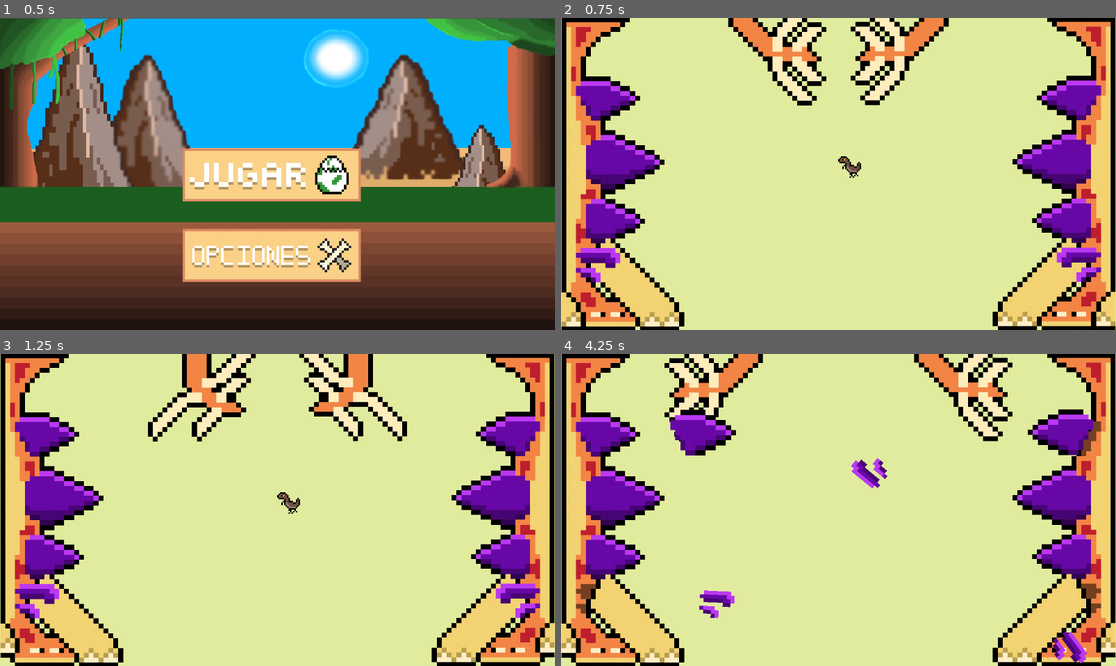
Above: before the commit, frames 1-4 (two rows, left to right).
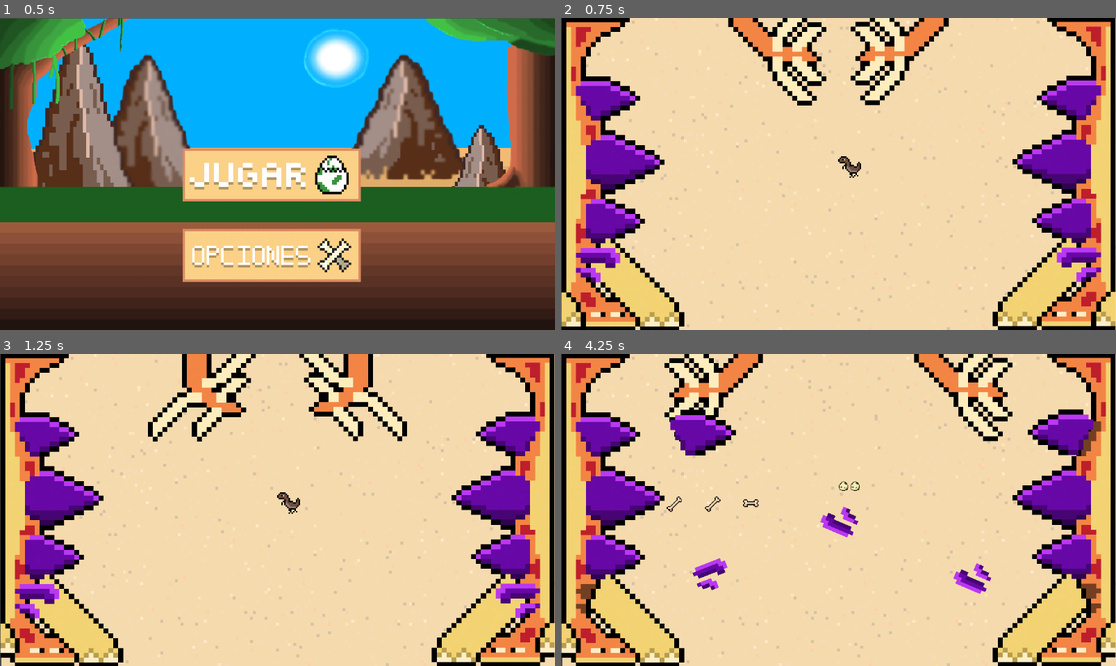
Above: after the commit, the same moments.

Repository: albanofazzito/BulletHell-Fazzito
Game: Godot game, scene res://Escenas/MenuPrincipal.tscn
Two runs of this game, one before a commit and one after it. Both use one fixed random seed, a clock stepped at 60 frames per second and the inputs below.
Inputs (mouse positions are in pixels of both pictures, inside the frame that each line leads up to):
- Up to frame 1 (0.5 s): no input
- Up to frame 2 (0.75 s): click (832, 174) at 0.5 s
- Up to frame 3 (1.25 s): no input
- Up to frame 4 (4.25 s): hold Right (ui_right) 1.28-2.03 s; hold K (disparar) 1.28-2.03 s; hold Down (ui_down) 2.03-2.78 s; tap K (disparar) at 2.1, 3.6 s; hold Right (ui_right) 2.78-3.53 s; hold K (disparar) 2.78-3.53 s; hold Up (ui_up) from 3.53 s (still down)

Frame 1 is identical in both runs. In frame 2, 3.1% of the frame differs, in the area x 0-100%, y 0-100%; in frame 3, 3.0%; in frame 4, 5.2%.

Commit message:
Se inicio el tutorial

Diff:
--- /dev/null
+++ b/bullet-hell/Escenas/Brachio.tscn
@@ -0,0 +1,97 @@
+[gd_scene format=3 uid="uid://by6gnucb8ecwa"]
+
+[ext_resource type="Script" uid="uid://c52tip2wdokxy" path="res://Scripts/TextoBrachio.gd" id="1_t5pya"]
+[ext_resource type="Texture2D" uid="uid://dxno5gpfcr1dk" path="res://Sprites/brachio.png" id="2_06c01"]
+
+[sub_resource type="AtlasTexture" id="AtlasTexture_wi0i3"]
+atlas = ExtResource("2_06c01")
+region = Rect2(0, 0, 32, 32)
+
+[sub_resource type="AtlasTexture" id="AtlasTexture_jugyp"]
+atlas = ExtResource("2_06c01")
+region = Rect2(32, 0, 32, 32)
+
+[sub_resource type="AtlasTexture" id="AtlasTexture_emiuj"]
+atlas = ExtResource("2_06c01")
+region = Rect2(64, 0, 32, 32)
+
+[sub_resource type="AtlasTexture" id="AtlasTexture_bj1pt"]
+atlas = ExtResource("2_06c01")
+region = Rect2(96, 0, 32, 32)
+
+[sub_resource type="SpriteFrames" id="SpriteFrames_wij2i"]
+animations = [{
+"frames": [{
+"duration": 1.0,
+"texture": SubResource("AtlasTexture_wi0i3")
+}, {
+"duration": 1.0,
+"texture": SubResource("AtlasTexture_jugyp")
+}, {
+"duration": 1.0,
+"texture": SubResource("AtlasTexture_emiuj")
+}, {
+"duration": 1.0,
+"texture": SubResource("AtlasTexture_bj1pt")
+}],
+"loop": true,
+"name": &"default",
+"speed": 5.0
+}]
+
+[sub_resource type="CapsuleShape2D" id="CapsuleShape2D_ng6tf"]
+radius = 81.0
+height = 162.0
+
+[sub_resource type="StyleBoxFlat" id="StyleBoxFlat_vntrp"]
+bg_color = Color(3.85046e-07, 0.6094931, 0.6153996, 0.92941177)
+border_width_left = 5
+border_width_top = 5
+border_width_right = 5
+border_width_bottom = 5
+border_color = Color(0, 0, 0, 1)
+corner_radius_top_left = 10
+corner_radius_top_right = 10
+corner_radius_bottom_right = 10
+corner_radius_bottom_left = 10
+
+[node name="Node2D" type="Node2D" unique_id=602948997]
+script = ExtResource("1_t5pya")
+
+[node name="Area2D" type="Area2D" parent="." unique_id=93481427]
+
+[node name="Brachio" type="AnimatedSprite2D" parent="Area2D" unique_id=1249678741]
+scale = Vector2(5, 5)
+sprite_frames = SubResource("SpriteFrames_wij2i")
+autoplay = "default"
+frame_progress = 0.8487866
+
+[node name="CollisionShape2D" type="CollisionShape2D" parent="Area2D" unique_id=99320557]
+shape = SubResource("CapsuleShape2D_ng6tf")
+
+[node name="Node2D" type="Node2D" parent="." unique_id=1356100759]
+
+[node name="Panel" type="Panel" parent="Node2D" unique_id=920009277]
+anchors_preset = 15
+anchor_right = 1.0
+anchor_bottom = 1.0
+offset_left = -100.0
+offset_top = -140.0
+offset_right = 100.0
+offset_bottom = -90.0
+grow_horizontal = 2
+grow_vertical = 2
+theme_override_styles/panel = SubResource("StyleBoxFlat_vntrp")
+metadata/_edit_use_anchors_ = true
+
+[node name="Label" type="Label" parent="Node2D/Panel" unique_id=2049842752]
+layout_mode = 0
+offset_right = 200.0
+offset_bottom = 50.0
+theme_override_font_sizes/font_size = 12
+text = "a
+"
+horizontal_alignment = 1
+
+[connection signal="body_entered" from="Area2D" to="." method="_on_area_2d_body_entered"]
+[connection signal="body_exited" from="Area2D" to="." method="_on_area_2d_body_exited"]
--- a/bullet-hell/Escenas/Juego.tscn
+++ b/bullet-hell/Escenas/Juego.tscn
@@ -1,5 +1,6 @@
 [gd_scene format=3 uid="uid://b742b8t84pete"]
 
+[ext_resource type="Texture2D" uid="uid://br2bfnushcu3k" path="res://Sprites/arena.png" id="1_a5pd0"]
 [ext_resource type="PackedScene" uid="uid://cd88up2tfxlht" path="res://Escenas/Raptor.tscn" id="1_opsjl"]
 [ext_resource type="PackedScene" uid="uid://cwxne5qalbkiy" path="res://Escenas/Stego.tscn" id="2_w4ft7"]
 [ext_resource type="AudioStream" uid="uid://b0fborvih6d2" path="res://Audio/MusicaNivel2.mp3" id="4_a5pd0"]
@@ -18,12 +19,9 @@
 
 [node name="Node2D" type="Node2D" unique_id=1919910432]
 
-[node name="ColorRect" type="ColorRect" parent="." unique_id=400852702]
-offset_left = -10.0
-offset_top = -10.0
-offset_right = 1160.0
-offset_bottom = 655.0
-color = Color(0.88235295, 0.92156863, 0.6156863, 1)
+[node name="Arena" type="Sprite2D" parent="." unique_id=1363459211]
+position = Vector2(579, 324)
+texture = ExtResource("1_a5pd0")
 
 [node name="Node2D" parent="." unique_id=1651068310 instance=ExtResource("1_opsjl")]
 position = Vector2(598, 310)
--- a/bullet-hell/Escenas/Tutorial.tscn
+++ b/bullet-hell/Escenas/Tutorial.tscn
@@ -1,3 +1,15 @@
 [gd_scene format=3 uid="uid://dhyum5gmrrefq"]
 
+[ext_resource type="Script" uid="uid://copte48mdvc1b" path="res://Scripts/tutorial.gd" id="1_sklaq"]
+[ext_resource type="Texture2D" uid="uid://br2bfnushcu3k" path="res://Sprites/arena.png" id="1_x6ikd"]
+[ext_resource type="PackedScene" uid="uid://cd88up2tfxlht" path="res://Escenas/Raptor.tscn" id="2_ekji2"]
+
 [node name="Node2D" type="Node2D" unique_id=474134944]
+script = ExtResource("1_sklaq")
+
+[node name="Arena" type="Sprite2D" parent="." unique_id=517604028]
+position = Vector2(576, 324)
+texture = ExtResource("1_x6ikd")
+
+[node name="Node2D" parent="." unique_id=1651068310 instance=ExtResource("2_ekji2")]
+position = Vector2(532, 198)
--- a/bullet-hell/Scripts/MovimientoRaptor.gd
+++ b/bullet-hell/Scripts/MovimientoRaptor.gd
@@ -8,7 +8,7 @@
 
 func _physics_process(delta):
 	if AutoLoad.vidas>0:
-		var direccion= Input.get_vector("ui_left", "ui_right", "ui_up", "ui_down")
+		var direccion= Input.get_vector("mover_izquierda","mover_derecha","mover_arriba","mover_abajo")
 		if direccion.y<0 and direccion.x==0:
 			$AnimatedSprite2D.play("Arriba")
 			$AnimatedSprite2D.flip_v=false
--- a/bullet-hell/Scripts/Stego.gd
+++ b/bullet-hell/Scripts/Stego.gd
@@ -133,7 +133,7 @@
 
 func _on_area_2d_area_entered(area: Area2D) -> void:
 	if area.is_in_group("DisparoRaptor"):
-		vida-=1
+		vida-=2
 		print(vida)
 
 
@@ -144,5 +144,5 @@
 
 func _on_zona_debil_area_entered(area):
 	if area.is_in_group("DisparoRaptor"):
-		vida-=2
+		vida-=1
 		print(vida)
--- /dev/null
+++ b/bullet-hell/Scripts/TextoBrachio.gd
@@ -0,0 +1,21 @@
+extends Node2D
+var panel
+
+func _ready():
+	panel= get_parent().get_node("Node2D/Panel")
+
+func inicializar(texto,x,y):
+	$Node2D/Panel/Label.text = texto
+	position.x=x
+	position.y=y
+
+
+
+func _on_area_2d_body_entered(body):
+	if body.is_in_group("Jugador"):
+		$Node2D/Panel.visible = true
+
+
+func _on_area_2d_body_exited(body):
+	if body.is_in_group("Jugador"):
+		$Node2D/Panel.visible = false
--- /dev/null
+++ b/bullet-hell/Scripts/tutorial.gd
@@ -0,0 +1,9 @@
+extends Node2D
+
+var BrachioEscena
+
+func _ready():
+	BrachioEscena=preload("res://Escenas/Brachio.tscn")
+	var Brachio=BrachioEscena.instantiate()
+	add_child(Brachio)
+	Brachio.inicializar("Usa WASD para moverte",660.0,260.0)
--- a/bullet-hell/project.godot
+++ b/bullet-hell/project.godot
@@ -33,6 +33,26 @@
 , Object(InputEventKey,"resource_local_to_scene":false,"resource_name":"","device":-1,"window_id":0,"alt_pressed":false …(182 unchanged characters)…
 ]
 }
+mover_arriba={
+"deadzone": 0.2,
+"events": [Object(InputEventKey,"resource_local_to_scene":false,"resource_name":"","device":-1,"window_id":0,"alt_pressed":false,"shift_pressed":false,"ctrl_pressed":false,"meta_pressed":false,"pressed":false,"keycode":0,"physical_keycode":87,"key_label":0,"unicode":119,"location":0,"echo":false,"script":null)
+]
+}
+mover_izquierda={
+"deadzone": 0.2,
+"events": [Object(InputEventKey,"resource_local_to_scene":false,"resource_name":"","device":-1,"window_id":0,"alt_pressed":false,"shift_pressed":false,"ctrl_pressed":false,"meta_pressed":false,"pressed":false,"keycode":0,"physical_keycode":65,"key_label":0,"unicode":97,"location":0,"echo":false,"script":null)
+]
+}
+mover_abajo={
+"deadzone": 0.2,
+"events": [Object(InputEventKey,"resource_local_to_scene":false,"resource_name":"","device":-1,"window_id":0,"alt_pressed":false,"shift_pressed":false,"ctrl_pressed":false,"meta_pressed":false,"pressed":false,"keycode":0,"physical_keycode":83,"key_label":0,"unicode":115,"location":0,"echo":false,"script":null)
+]
+}
+mover_derecha={
+"deadzone": 0.2,
+"events": [Object(InputEventKey,"resource_local_to_scene":false,"resource_name":"","device":-1,"window_id":0,"alt_pressed":false,"shift_pressed":false,"ctrl_pressed":false,"meta_pressed":false,"pressed":false,"keycode":0,"physical_keycode":68,"key_label":0,"unicode":100,"location":0,"echo":false,"script":null)
+]
+}
 
 [physics]
 
Not shown, added: bullet-hell/Scripts/TextoBrachio.gd.uid
Not shown, added: bullet-hell/Scripts/tutorial.gd.uid
Binary file added: bullet-hell/Sprites/arena.png
Not shown, added: bullet-hell/Sprites/arena.png.import
Binary file added: bullet-hell/Sprites/brachio.png
Not shown, added: bullet-hell/Sprites/brachio.png.import
